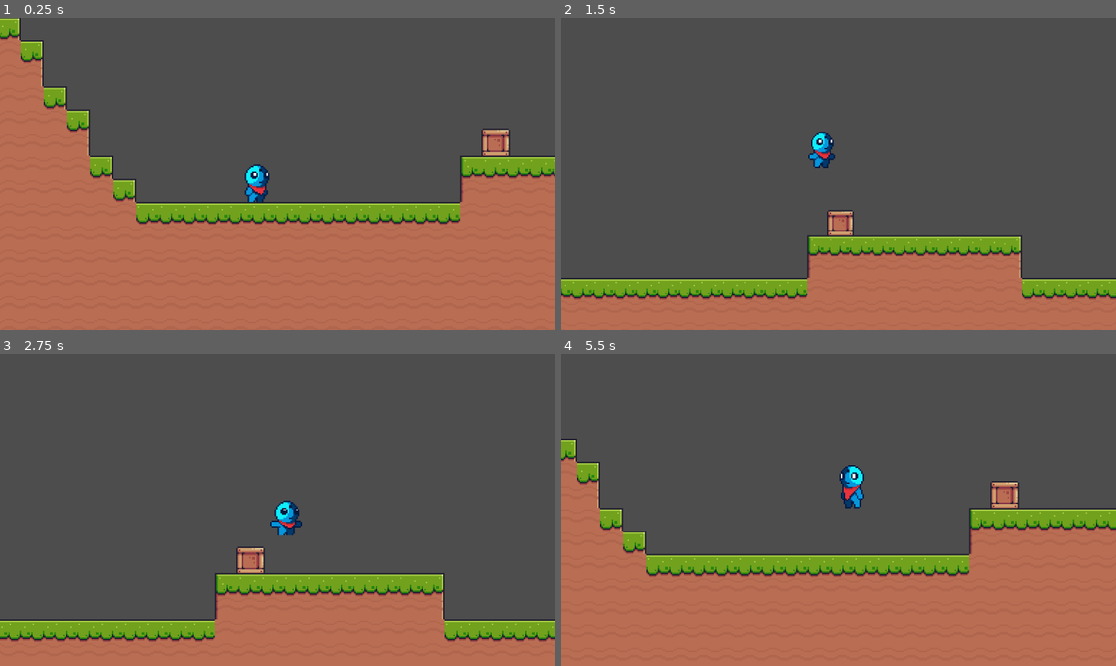
Above: before the commit, frames 1-4 (two rows, left to right).
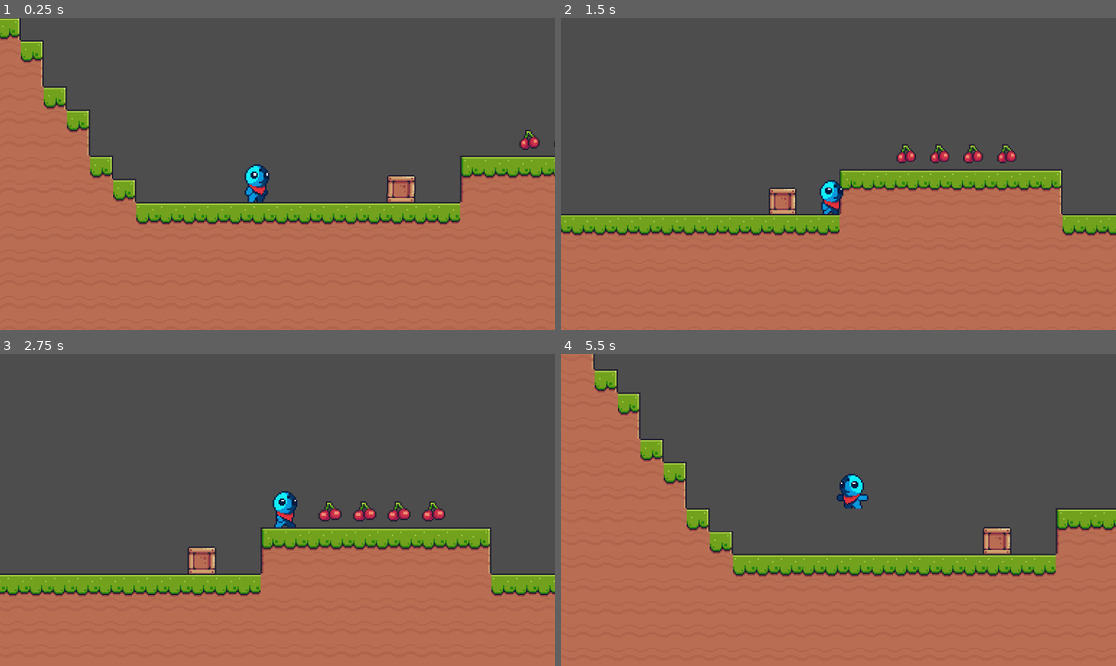
Above: after the commit, the same moments.

Repository: stbrunohenrique/Hack-n-slash
Game: Godot game, scene res://assets/levels/testlevel.tscn
Same seed, same stepped clock (60 frames per second), same inputs: the game is played once before the commit and once after it.
Inputs (mouse positions are in pixels of both pictures, inside the frame that each line leads up to):
- Up to frame 1 (0.25 s): no input
- Up to frame 2 (1.5 s): tap Enter at 0.5 s; move the mouse to (960, 158) at 0.52 s; hold D (right) 0.53-1.25 s; hold Shift (run) 0.53-1.25 s; right-click (960, 158) at 0.6 s; click (960, 158) at 0.67 s; tap Space (jump) at 0.77, 1.07 s; drag from (727, 189) to (810, 236) at 1.27 s
- Up to frame 3 (2.75 s): move the mouse to (333, 441) at 2.02 s; press the mouse at (333, 441) at 2.03 s; hold D (right) from 2.03 s (still down); tap Space (jump) at 2.3 s
- Up to frame 4 (5.5 s): release D (right) at 2.75 s; release the mouse at (894, 441) at 2.75 s; drag from (810, 572) to (672, 463) at 2.77 s; move the mouse to (1005, 556) at 3.52 s; hold A (left) 3.53-4.25 s; hold Shift (run) 3.53-4.25 s; right-click (1005, 556) at 3.6 s; click (1005, 556) at 3.67 s; tap Space (jump) at 3.77, 4.07, 5.3 s; drag from (672, 463) to (755, 432) at 4.27 s; move the mouse to (866, 510) at 5.02 s; press the mouse at (866, 510) at 5.03 s; hold S (down) from 5.03 s (still down)

The runs differ from the first frame. In frame 1, 1.0% of the frame differs, in the area x 69-100%, y 35-60%; in frame 2, 29%, in the area x 0-100%, y 36-91%; in frame 3, 23%; in frame 4, 17%.

Commit message:
Fixes and new features
-Dando vida às caixas e frutas
-Comecei a trabalhar com ataques agora
-Bugs antigos consertados

Diff:
--- a/assets/entities/Player/player.gd
+++ b/assets/entities/Player/player.gd
@@ -33,7 +33,16 @@
 @export var anim: AnimatedSprite2D
 @export var col: CollisionShape2D
 
+@export_category("Extras")
+@export var canHook: bool
+
 var mousePos: Vector2
+
+#INFO Player stats
+var cherryCount: int = 0
+var maxHP: int = 3
+var hp: int = 3
+var lifeCount: int = 3
 
 
 #INFO Its all mine, don't touch
@@ -54,6 +63,7 @@
 var colScaleLock: Vector2
 
 var chainVelocity = Vector2.ZERO
+
 
 #INFO Estava em ação
 var wasRunning: bool = false
@@ -61,12 +71,16 @@
 var wasMoveR: bool = true
 var wasWallJumping: bool = false
 var wasHooking: bool = false
-var facingRight = true
-var isHooked = false
+var facingRight: bool = true
+var isHooked: bool = false
+var isAttacking: bool = false
+var comboRequested: bool = false
+
 
 #INFO Pode fazer algo
-var canMove = true
-var canWallSlide = false
+var canMove: bool = true
+var canWallSlide: bool = false
+
 
 #INFO Input
 var leftHold
@@ -79,25 +93,28 @@
 var runRelease
 var hookTap
 var hookRelease
+var attackTap
+
 
 #INFO Signals
 signal facing_direction_changed(facing_right: bool)
 signal max_velocity_reached(wasReached: bool)
 signal current_position(pos: Vector2)
+signal hit
 
 
 func hook_shot():
-	if hookTap:
-		if facingRight:
-			$Chain.shoot(mousePos)
-			isHooked = true
-		else:
-			$Chain.shoot(mousePos)
-			isHooked = true
-	elif hookRelease:
-		$Chain.release()
-		isHooked = false
-
+	if canHook:
+		if hookTap:
+			if facingRight:
+				$Chain.shoot(mousePos)
+				isHooked = true
+			else:
+				$Chain.shoot(mousePos)
+				isHooked = true
+		elif hookRelease:
+			$Chain.release()
+			isHooked = false
 
 func _ready() -> void:
 	_updateData()
@@ -113,6 +130,8 @@
 	animScaleLock.x = anim.scale.x
 
 func _process(delta: float) -> void:
+	if attackTap and !isAttacking:
+		handlingAttack()
 	#INFO Handling animation scale
 	if velocity.x > 0:
 		anim.scale.x = animScaleLock.x
@@ -123,18 +142,24 @@
 		emit_signal("facing_direction_changed", false)
 		facingRight = false
 
-	#INFO Handling animations - run
-	if abs(velocity.x) > 20 and is_on_floor():
-		if abs(velocity.x) < (maxSpeedLock):
-			anim.play("walk")
-		else:
-			anim.play("run")
-	elif abs(velocity.x) < 15 and is_on_floor():
-		anim.play("idle")
-
-	#INFO Handling animations - jump
-	if velocity.y < 0:
-		anim.play("jump")
+		#INFO Handling animations - run
+	if !isAttacking:
+		if abs(velocity.x) > 20 and is_on_floor():
+			if abs(velocity.x) < (maxSpeedLock):
+				anim.play("walk")
+			else:
+				anim.play("run")
+		elif abs(velocity.x) < 15 and is_on_floor():
+			anim.play("idle")
+
+		#INFO Handling animations - jump
+		if velocity.y < 0:
+			anim.play("jump")
+
+func _input(event: InputEvent) -> void:
+	if event.is_action_pressed("attack"):
+		if isAttacking:
+			comboRequested = true
 
 func _physics_process(delta: float) -> void:
 	player_movement(delta)
@@ -160,6 +185,7 @@
 	runRelease = Input.is_action_just_released("run")
 	hookTap = Input.is_action_just_pressed("hook")
 	hookRelease = Input.is_action_just_released("hook")
+	attackTap = Input.is_action_just_pressed("attack")
 
 	#INFO Jump and gravity
 	jump_handling()
@@ -306,7 +332,6 @@
 		velocity.y += (60*delta)
 		velocity.y = min(velocity.y, 60)
 
-
 func hookPhysics(delta):
 	if $Chain.hooked:
 		wasHooking = true
@@ -322,6 +347,42 @@
 	if $Chain.hooked:
 		velocity += chainVelocity
 
-
 func _on_camera_2d_send_mouse_pos(pos: Vector2) -> void:
 	mousePos = pos
+
+func _on_cherry_get_cherry(amount: int) -> void:
+	cherryCount += amount
+
+func _on_box_break_crate(amount: int) -> void:
+	cherryCount += amount
+
+func hitbox_control():
+	if facingRight:
+		$hitbox/Right.disabled = false
+		$hitbox/Left.disabled = true
+	elif !facingRight:
+		$hitbox/Right.disabled = true
+		$hitbox/Left.disabled = false
+
+func handlingAttack():
+	$Timers/attackcombo.start(2)
+	isAttacking = true
+	comboRequested = false
+
+	#INFO Ataca parado
+	if abs(velocity.x) < 50:
+		$AnimatedSprite2D.play("attack1")
+		await $AnimatedSprite2D.animation_finished
+		if comboRequested and $Timers/attackcombo.time_left > 0:
+			$AnimatedSprite2D.play("attack2")
+			await $AnimatedSprite2D.animation_finished
+
+	#INFO Ataca andando
+	else:
+		$AnimatedSprite2D.play("attackwalk")
+		await $AnimatedSprite2D.animation_finished
+		if comboRequested and $Timers/attackcombo.time_left > 0:
+			$AnimatedSprite2D.play("attack2")
+			await $AnimatedSprite2D.animation_finished
+
+	isAttacking = false
--- a/assets/entities/Player/player.tscn
+++ b/assets/entities/Player/player.tscn
@@ -1,16 +1,83 @@
-[gd_scene load_steps=33 format=3 uid="uid://dxuw7emdcithi"]
+[gd_scene load_steps=54 format=3 uid="uid://dxuw7emdcithi"]
 
 [ext_resource type="Script" uid="uid://cjlbm0e4j5xpm" path="res://assets/entities/Player/player.gd" id="1_t3jm7"]
 [ext_resource type="Texture2D" uid="uid://nfiy65i3xstf" path="res://assets/visual/sprites/Tiny Monsters/3 Dude_Monster/Dude_Monster_Idle_4.png" id="2_psy0b"]
 [ext_resource type="Script" uid="uid://butw5qse2kkya" path="res://assets/entities/Player/collision_shape_2d.gd" id="2_tuyoq"]
+[ext_resource type="Texture2D" uid="uid://c0ociu0gampgd" path="res://assets/visual/sprites/Tiny Monsters/3 Dude_Monster/Dude_Monster_Attack1_4.png" id="3_6prak"]
 [ext_resource type="Texture2D" uid="uid://cgbqeya6e7bph" path="res://assets/visual/sprites/Tiny Monsters/3 Dude_Monster/Dude_Monster_Jump_8.png" id="3_gvjeo"]
+[ext_resource type="Texture2D" uid="uid://cjhp00cblsk3" path="res://assets/visual/sprites/Tiny Monsters/3 Dude_Monster/Dude_Monster_Attack2_6.png" id="4_ii5kg"]
 [ext_resource type="Texture2D" uid="uid://dwpvpfx0qwdlf" path="res://assets/visual/sprites/Tiny Monsters/3 Dude_Monster/Dude_Monster_Run_6.png" id="4_qlg0r"]
 [ext_resource type="Texture2D" uid="uid://cuunlg61swgke" path="res://assets/visual/sprites/Tiny Monsters/3 Dude_Monster/Dude_Monster_Walk_6.png" id="4_ua2jd"]
+[ext_resource type="Texture2D" uid="uid://cpse0dx05so6e" path="res://assets/visual/sprites/Tiny Monsters/3 Dude_Monster/Dude_Monster_Walk+Attack_6.png" id="5_ii5kg"]
 [ext_resource type="PackedScene" uid="uid://dj4gfqh5oi3pn" path="res://assets/entities/Grappling Hook/Grapple.tscn" id="7_dadyc"]
 
 [sub_resource type="RectangleShape2D" id="RectangleShape2D_cbo8a"]
 size = Vector2(11, 24)
 
+[sub_resource type="AtlasTexture" id="AtlasTexture_cqx0g"]
+atlas = ExtResource("3_6prak")
+region = Rect2(0, 0, 32, 32)
+
+[sub_resource type="AtlasTexture" id="AtlasTexture_0nfux"]
+atlas = ExtResource("3_6prak")
+region = Rect2(32, 0, 32, 32)
+
+[sub_resource type="AtlasTexture" id="AtlasTexture_so6e6"]
+atlas = ExtResource("3_6prak")
+region = Rect2(64, 0, 32, 32)
+
+[sub_resource type="AtlasTexture" id="AtlasTexture_ohbh4"]
+atlas = ExtResource("3_6prak")
+region = Rect2(96, 0, 32, 32)
+
+[sub_resource type="AtlasTexture" id="AtlasTexture_51de8"]
+atlas = ExtResource("4_ii5kg")
+region = Rect2(0, 0, 32, 32)
+
+[sub_resource type="AtlasTexture" id="AtlasTexture_yn8x1"]
+atlas = ExtResource("4_ii5kg")
+region = Rect2(32, 0, 32, 32)
+
+[sub_resource type="AtlasTexture" id="AtlasTexture_yojd5"]
+atlas = ExtResource("4_ii5kg")
+region = Rect2(64, 0, 32, 32)
+
+[sub_resource type="AtlasTexture" id="AtlasTexture_cnlr0"]
+atlas = ExtResource("4_ii5kg")
+region = Rect2(96, 0, 32, 32)
+
+[sub_resource type="AtlasTexture" id="AtlasTexture_2bkiw"]
+atlas = ExtResource("4_ii5kg")
+region = Rect2(128, 0, 32, 32)
+
+[sub_resource type="AtlasTexture" id="AtlasTexture_5haq7"]
+atlas = ExtResource("4_ii5kg")
+region = Rect2(160, 0, 32, 32)
+
+[sub_resource type="AtlasTexture" id="AtlasTexture_7e52j"]
+atlas = ExtResource("5_ii5kg")
+region = Rect2(0, 0, 32, 32)
+
+[sub_resource type="AtlasTexture" id="AtlasTexture_fr21o"]
+atlas = ExtResource("5_ii5kg")
+region = Rect2(32, 0, 32, 32)
+
+[sub_resource type="AtlasTexture" id="AtlasTexture_nh4vo"]
+atlas = ExtResource("5_ii5kg")
+region = Rect2(64, 0, 32, 32)
+
+[sub_resource type="AtlasTexture" id="AtlasTexture_luhep"]
+atlas = ExtResource("5_ii5kg")
+region = Rect2(96, 0, 32, 32)
+
+[sub_resource type="AtlasTexture" id="AtlasTexture_djh0w"]
+atlas = ExtResource("5_ii5kg")
+region = Rect2(128, 0, 32, 32)
+
+[sub_resource type="AtlasTexture" id="AtlasTexture_r812m"]
+atlas = ExtResource("5_ii5kg")
+region = Rect2(160, 0, 32, 32)
+
 [sub_resource type="AtlasTexture" id="AtlasTexture_e42xy"]
 atlas = ExtResource("2_psy0b")
 region = Rect2(0, 0, 32, 32)
@@ -105,6 +172,69 @@
 
 [sub_resource type="SpriteFrames" id="SpriteFrames_qf7ud"]
 animations = [{
+"frames": [{
+"duration": 1.0,
+"texture": SubResource("AtlasTexture_cqx0g")
+}, {
+"duration": 1.0,
+"texture": SubResource("AtlasTexture_0nfux")
+}, {
+"duration": 1.0,
+"texture": SubResource("AtlasTexture_so6e6")
+}, {
+"duration": 1.0,
+"texture": SubResource("AtlasTexture_ohbh4")
+}],
+"loop": false,
+"name": &"attack1",
+"speed": 12.0
+}, {
+"frames": [{
+"duration": 1.0,
+"texture": SubResource("AtlasTexture_51de8")
+}, {
+"duration": 1.0,
+"texture": SubResource("AtlasTexture_yn8x1")
+}, {
+"duration": 1.0,
+"texture": SubResource("AtlasTexture_yojd5")
+}, {
+"duration": 1.0,
+"texture": SubResource("AtlasTexture_cnlr0")
+}, {
+"duration": 1.0,
+"texture": SubResource("AtlasTexture_2bkiw")
+}, {
+"duration": 1.0,
+"texture": SubResource("AtlasTexture_5haq7")
+}],
+"loop": false,
+"name": &"attack2",
+"speed": 12.0
+}, {
+"frames": [{
+"duration": 1.0,
+"texture": SubResource("AtlasTexture_7e52j")
+}, {
+"duration": 1.0,
+"texture": SubResource("AtlasTexture_fr21o")
+}, {
+"duration": 1.0,
+"texture": SubResource("AtlasTexture_nh4vo")
+}, {
+"duration": 1.0,
+"texture": SubResource("AtlasTexture_luhep")
+}, {
+"duration": 1.0,
+"texture": SubResource("AtlasTexture_djh0w")
+}, {
+"duration": 1.0,
+"texture": SubResource("AtlasTexture_r812m")
+}],
+"loop": false,
+"name": &"attackwalk",
+"speed": 12.0
+}, {
 "frames": [{
 "duration": 2.0,
 "texture": SubResource("AtlasTexture_e42xy")
@@ -195,14 +325,19 @@
 "speed": 8.0
 }]
 
-[node name="Player" type="CharacterBody2D" node_paths=PackedStringArray("anim", "col")]
+[sub_resource type="RectangleShape2D" id="RectangleShape2D_dadyc"]
+size = Vector2(16, 32)
+
+[sub_resource type="RectangleShape2D" id="RectangleShape2D_nhrgk"]
+size = Vector2(16, 32)
+
+[node name="Player" type="CharacterBody2D" node_paths=PackedStringArray("anim", "col") groups=["Player"]]
 collision_mask = 7
 script = ExtResource("1_t3jm7")
 maxSpeed = 260.0
 timeToReachZeroSpeed = 0.15
 anim = NodePath("AnimatedSprite2D")
 col = NodePath("CollisionShape2D")
-metadata/_edit_group_ = true
 
 [node name="CollisionShape2D" type="CollisionShape2D" parent="."]
 position = Vector2(-1.5, 4)
@@ -214,9 +349,25 @@
 [node name="AnimatedSprite2D" type="AnimatedSprite2D" parent="."]
 texture_filter = 1
 sprite_frames = SubResource("SpriteFrames_qf7ud")
-animation = &"jump"
+animation = &"attackwalk"
 
 [node name="Chain" parent="." instance=ExtResource("7_dadyc")]
+
+[node name="hitbox" type="Area2D" parent="."]
+
+[node name="Right" type="CollisionShape2D" parent="hitbox"]
+position = Vector2(16, 0)
+shape = SubResource("RectangleShape2D_dadyc")
+
+[node name="Left" type="CollisionShape2D" parent="hitbox"]
+position = Vector2(-16, 0)
+shape = SubResource("RectangleShape2D_nhrgk")
+disabled = true
+
+[node name="Timers" type="Node2D" parent="."]
+
+[node name="attackcombo" type="Timer" parent="Timers"]
+one_shot = true
 
 [connection signal="current_position" from="." to="Chain" method="_on_player_current_position"]
 [connection signal="facing_direction_changed" from="." to="CollisionShape2D" method="_on_player_facing_direction_changed"]
--- a/assets/levels/testlevel.tscn
+++ b/assets/levels/testlevel.tscn
@@ -1,7 +1,8 @@
-[gd_scene load_steps=8 format=4 uid="uid://d3vv4cyfbhopx"]
+[gd_scene load_steps=9 format=4 uid="uid://d3vv4cyfbhopx"]
 
 [ext_resource type="PackedScene" uid="uid://dvgts4rvi1s15" path="res://assets/stuffs/box.tscn" id="1_f2ovr"]
 [ext_resource type="Texture2D" uid="uid://cfw4587vjjkmd" path="res://assets/visual/sprites/Tilesets/Terrain/Terrain (16x16).png" id="1_f7che"]
+[ext_resource type="PackedScene" uid="uid://b75fn5nj0xbo6" path="res://assets/stuffs/cherry.tscn" id="2_1x0l4"]
 [ext_resource type="PackedScene" uid="uid://dxuw7emdcithi" path="res://assets/entities/Player/player.tscn" id="2_cvbjm"]
 [ext_resource type="Script" uid="uid://bjysknj35prw7" path="res://assets/camera/camera.gd" id="3_f2ovr"]
 [ext_resource type="Script" uid="uid://de0ue7b5nh8v" path="res://assets/levels/00/mouse_position.gd" id="4_cvbjm"]
@@ -394,7 +395,23 @@
 [node name="Items" type="Node2D" parent="Level"]
 
 [node name="Box" parent="Level/Items" instance=ExtResource("1_f2ovr")]
-position = Vector2(680, 440)
+position = Vector2(616, 472)
+
+[node name="Cherries" type="Node2D" parent="Level/Items"]
+metadata/_edit_group_ = true
+
+[node name="Cherry" parent="Level/Items/Cherries" instance=ExtResource("2_1x0l4")]
+position = Vector2(728, 437)
+frame_progress = 0.0
+
+[node name="Cherry2" parent="Level/Items/Cherries" instance=ExtResource("2_1x0l4")]
+position = Vector2(752, 437)
+
+[node name="Cherry3" parent="Level/Items/Cherries" instance=ExtResource("2_1x0l4")]
+position = Vector2(776, 437)
+
+[node name="Cherry4" parent="Level/Items/Cherries" instance=ExtResource("2_1x0l4")]
+position = Vector2(704, 437)
 
 [node name="TestGround" type="TileMapLayer" parent="Level"]
 texture_filter = 1
@@ -427,6 +444,8 @@
 [node name="MousePosition" type="Marker2D" parent="."]
 script = ExtResource("4_cvbjm")
 
+[connection signal="break_crate" from="Level/Items/Box" to="Player" method="_on_box_break_crate"]
+[connection signal="get_cherry" from="Level/Items/Cherries/Cherry" to="Player" method="_on_cherry_get_cherry"]
 [connection signal="facing_direction_changed" from="Player" to="Camera2D" method="_on_player_facing_direction_changed"]
 [connection signal="max_velocity_reached" from="Player" to="Camera2D" method="_on_player_max_velocity_reached"]
 [connection signal="send_mouse_pos" from="Camera2D" to="Player" method="_on_camera_2d_send_mouse_pos"]
--- /dev/null
+++ b/assets/stuffs/box.gd
@@ -0,0 +1,13 @@
+extends RigidBody2D
+
+signal break_crate(amount: int)
+
+var life: int = 3
+
+func _process(delta: float) -> void:
+	if life < 1:
+		emit_signal("break_crate", 3)
+		queue_free()
+
+func take_hit():
+	pass
--- a/assets/stuffs/box.tscn
+++ b/assets/stuffs/box.tscn
@@ -1,5 +1,6 @@
-[gd_scene load_steps=14 format=3 uid="uid://dvgts4rvi1s15"]
+[gd_scene load_steps=15 format=3 uid="uid://dvgts4rvi1s15"]
 
+[ext_resource type="Script" uid="uid://c14hojqk25eij" path="res://assets/stuffs/box.gd" id="1_eydph"]
 [ext_resource type="Texture2D" uid="uid://ctrwlbkl13b4v" path="res://assets/visual/sprites/Items/Boxes/Box1/Break.png" id="1_mtbj0"]
 [ext_resource type="Texture2D" uid="uid://c5vioymt3gcns" path="res://assets/visual/sprites/Items/Boxes/Box1/Idle.png" id="1_opren"]
 [ext_resource type="Texture2D" uid="uid://c4tb7m8hmgmm1" path="res://assets/visual/sprites/Items/Boxes/Box1/Hit (28x24).png" id="2_eydph"]
@@ -85,6 +86,7 @@
 collision_mask = 5
 mass = 4.0
 physics_material_override = SubResource("PhysicsMaterial_mtbj0")
+script = ExtResource("1_eydph")
 
 [node name="Sprite2D" type="AnimatedSprite2D" parent="."]
 sprite_frames = SubResource("SpriteFrames_c6x10")
--- /dev/null
+++ b/assets/stuffs/cherry.gd
@@ -0,0 +1,11 @@
+extends AnimatedSprite2D
+
+signal get_cherry(amount: int)
+
+func _physics_process(delta: float) -> void:
+	pass
+
+func _on_area_2d_body_entered(body: Node2D) -> void:
+	if body.is_in_group("Player"):
+		emit_signal("get_cherry", 1)
+		queue_free()
--- /dev/null
+++ b/assets/stuffs/cherry.tscn
@@ -0,0 +1,147 @@
+[gd_scene load_steps=22 format=3 uid="uid://b75fn5nj0xbo6"]
+
+[ext_resource type="Texture2D" uid="uid://modkxynnpicx" path="res://assets/visual/sprites/Items/Fruits/Cherries.png" id="1_q2fvp"]
+[ext_resource type="Script" uid="uid://cttjspkak7vwi" path="res://assets/stuffs/cherry.gd" id="2_5fe1v"]
+
+[sub_resource type="AtlasTexture" id="AtlasTexture_5fe1v"]
+atlas = ExtResource("1_q2fvp")
+region = Rect2(0, 0, 32, 32)
+
+[sub_resource type="AtlasTexture" id="AtlasTexture_28x5e"]
+atlas = ExtResource("1_q2fvp")
+region = Rect2(32, 0, 32, 32)
+
+[sub_resource type="AtlasTexture" id="AtlasTexture_mdal8"]
+atlas = ExtResource("1_q2fvp")
+region = Rect2(64, 0, 32, 32)
+
+[sub_resource type="AtlasTexture" id="AtlasTexture_grcix"]
+atlas = ExtResource("1_q2fvp")
+region = Rect2(96, 0, 32, 32)
+
+[sub_resource type="AtlasTexture" id="AtlasTexture_romof"]
+atlas = ExtResource("1_q2fvp")
+region = Rect2(128, 0, 32, 32)
+
+[sub_resource type="AtlasTexture" id="AtlasTexture_ht6ea"]
+atlas = ExtResource("1_q2fvp")
+region = Rect2(160, 0, 32, 32)
+
+[sub_resource type="AtlasTexture" id="AtlasTexture_o7wy1"]
+atlas = ExtResource("1_q2fvp")
+region = Rect2(192, 0, 32, 32)
+
+[sub_resource type="AtlasTexture" id="AtlasTexture_i13sr"]
+atlas = ExtResource("1_q2fvp")
+region = Rect2(224, 0, 32, 32)
+
+[sub_resource type="AtlasTexture" id="AtlasTexture_50qaj"]
+atlas = ExtResource("1_q2fvp")
+region = Rect2(256, 0, 32, 32)
+
+[sub_resource type="AtlasTexture" id="AtlasTexture_xndk4"]
+atlas = ExtResource("1_q2fvp")
+region = Rect2(288, 0, 32, 32)
+
+[sub_resource type="AtlasTexture" id="AtlasTexture_km1md"]
+atlas = ExtResource("1_q2fvp")
+region = Rect2(320, 0, 32, 32)
+
+[sub_resource type="AtlasTexture" id="AtlasTexture_ecvij"]
+atlas = ExtResource("1_q2fvp")
+region = Rect2(352, 0, 32, 32)
+
+[sub_resource type="AtlasTexture" id="AtlasTexture_nkhxi"]
+atlas = ExtResource("1_q2fvp")
+region = Rect2(384, 0, 32, 32)
+
+[sub_resource type="AtlasTexture" id="AtlasTexture_yqff2"]
+atlas = ExtResource("1_q2fvp")
+region = Rect2(416, 0, 32, 32)
+
+[sub_resource type="AtlasTexture" id="AtlasTexture_cq5f8"]
+atlas = ExtResource("1_q2fvp")
+region = Rect2(448, 0, 32, 32)
+
+[sub_resource type="AtlasTexture" id="AtlasTexture_8k33a"]
+atlas = ExtResource("1_q2fvp")
+region = Rect2(480, 0, 32, 32)
+
+[sub_resource type="AtlasTexture" id="AtlasTexture_gqn8y"]
+atlas = ExtResource("1_q2fvp")
+region = Rect2(512, 0, 32, 32)
+
+[sub_resource type="SpriteFrames" id="SpriteFrames_lkmwn"]
+animations = [{
+"frames": [{
+"duration": 1.0,
+"texture": SubResource("AtlasTexture_5fe1v")
+}, {
+"duration": 1.0,
+"texture": SubResource("AtlasTexture_28x5e")
+}, {
+"duration": 1.0,
+"texture": SubResource("AtlasTexture_mdal8")
+}, {
+"duration": 1.0,
+"texture": SubResource("AtlasTexture_grcix")
+}, {
+"duration": 1.0,
+"texture": SubResource("AtlasTexture_romof")
+}, {
+"duration": 1.0,
+"texture": SubResource("AtlasTexture_ht6ea")
+}, {
+"duration": 1.0,
+"texture": SubResource("AtlasTexture_o7wy1")
+}, {
+"duration": 1.0,
+"texture": SubResource("AtlasTexture_i13sr")
+}, {
+"duration": 1.0,
+"texture": SubResource("AtlasTexture_50qaj")
+}, {
+"duration": 1.0,
+"texture": SubResource("AtlasTexture_xndk4")
+}, {
+"duration": 1.0,
+"texture": SubResource("AtlasTexture_km1md")
+}, {
+"duration": 1.0,
+"texture": SubResource("AtlasTexture_ecvij")
+}, {
+"duration": 1.0,
+"texture": SubResource("AtlasTexture_nkhxi")
+}, {
+"duration": 1.0,
+"texture": SubResource("AtlasTexture_yqff2")
+}, {
+"duration": 1.0,
+"texture": SubResource("AtlasTexture_cq5f8")
+}, {
+"duration": 1.0,
+"texture": SubResource("AtlasTexture_8k33a")
+}, {
+"duration": 1.0,
+"texture": SubResource("AtlasTexture_gqn8y")
+}],
+"loop": true,
+"name": &"default",
+"speed": 12.0
+}]
+
+[sub_resource type="CircleShape2D" id="CircleShape2D_lwxfc"]
+
+[node name="Cherry" type="AnimatedSprite2D"]
+texture_filter = 1
+sprite_frames = SubResource("SpriteFrames_lkmwn")
+autoplay = "default"
+frame_progress = 0.807598
+script = ExtResource("2_5fe1v")
+
+[node name="Area2D" type="Area2D" parent="."]
+
+[node name="CollisionShape2D" type="CollisionShape2D" parent="Area2D"]
+shape = SubResource("CircleShape2D_lwxfc")
+
+[connection signal="body_entered" from="Area2D" to="." method="_on_area_2d_body_entered"]
--- a/project.godot
+++ b/project.godot
@@ -19,6 +19,10 @@
 [display]
 
 window/stretch/aspect="expand"
+
+[global_group]
+
+Player=""
 
 [input]
 
@@ -67,6 +71,11 @@
 "events": [Object(InputEventKey,"resource_local_to_scene":false,"resource_name":"","device":-1,"window_id":0,"alt_press …(191 unchanged characters)…
 ]
 }
+attack={
+"deadzone": 0.2,
+"events": [Object(InputEventMouseButton,"resource_local_to_scene":false,"resource_name":"","device":-1,"window_id":0,"alt_pressed":false,"shift_pressed":false,"ctrl_pressed":false,"meta_pressed":false,"button_mask":1,"position":Vector2(113, 21),"global_position":Vector2(113, 50),"factor":1.0,"button_index":1,"canceled":false,"pressed":true,"double_click":false,"script":null)
+]
+}
 
 [layer_names]
 
Not shown, added: assets/stuffs/box.gd.uid
Not shown, added: assets/stuffs/cherry.gd.uid
